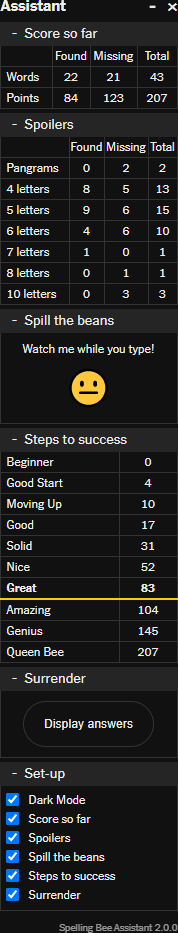
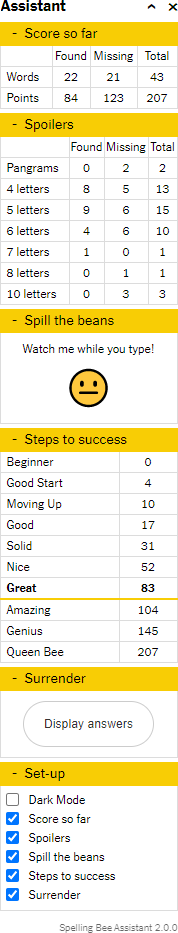
Comparing the layer stacks of the two 178 × 933 images. Changes:
hid "Layer 2", painted on it over [0,0,178,933]
painted on "Layer 3" over [147,3,178,11]
